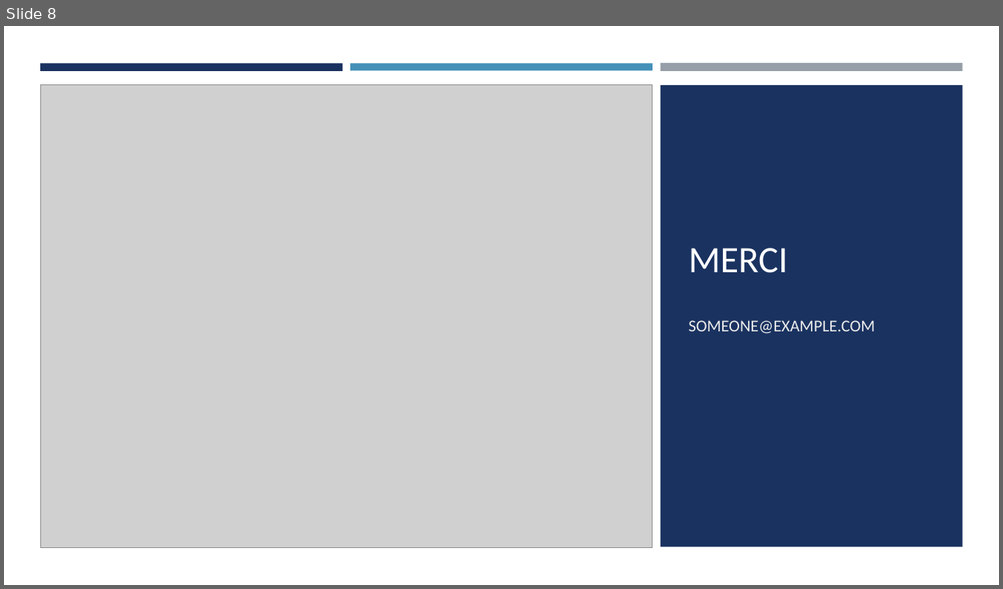
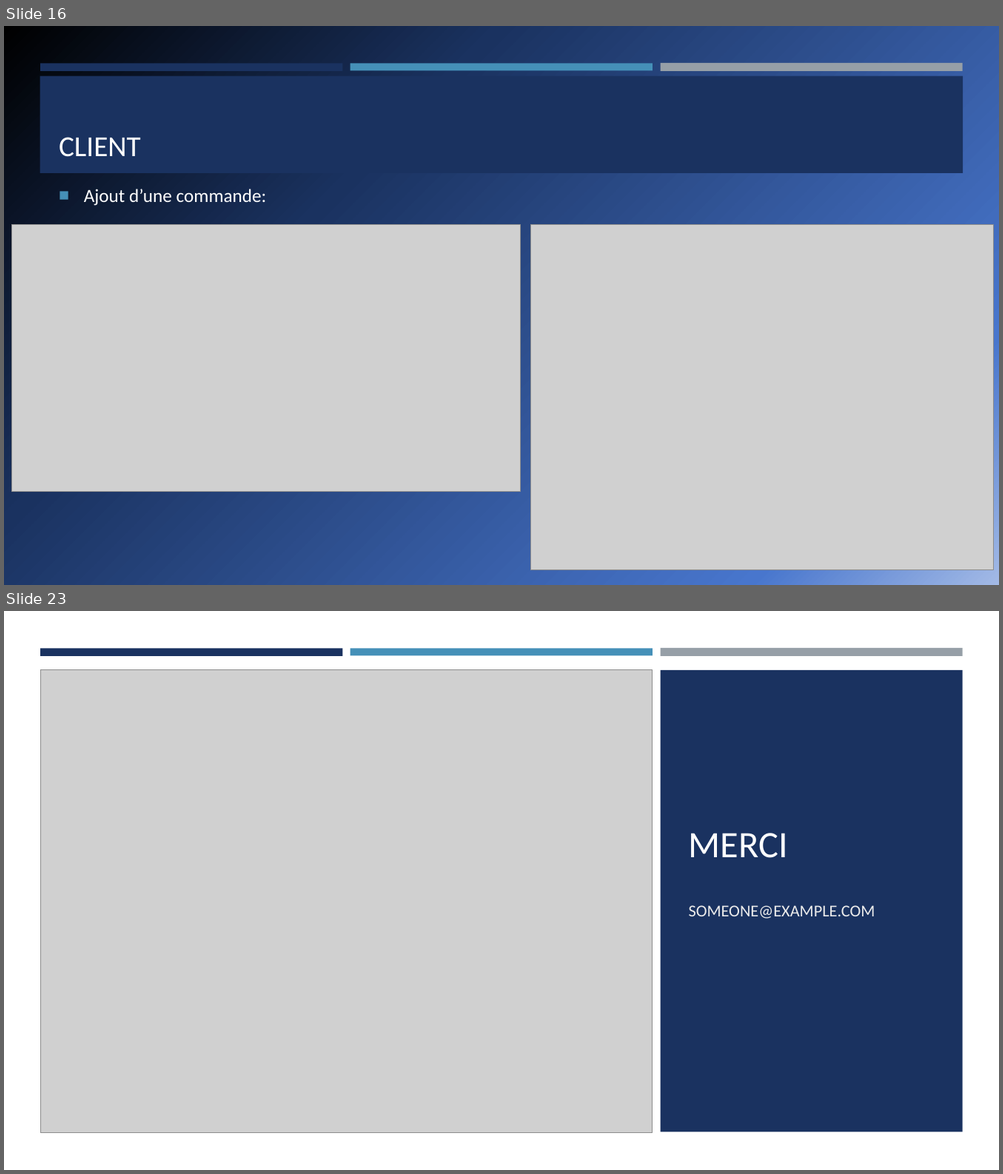
Before and after one commit to Rmoney3663/PROJET-COMMERCE-ELECTRONIQUE-1, a slide deck: PresentationFinalePetitesPuces.pptx. Shown one above the other, each under a label of ours: slide 8 before the commit, slides 16 and 23 after it; the slides between them are not shown. The pictures are 1003x589 and 1003x1174 pixels, drawn with LibreOffice and Linux fonts; fonts in the diff are those of the drawing; grey boxes stand for pictures. Boxes give left, top, right and bottom in pixels: in the first picture for what was removed or moved away, otherwise in the second. Text is boxed around its words. In the diff, an @@ line names an element or a change of style, - is before the commit and + after.

```diff
--- a/PresentationFinalePetitesPuces.pptx
+++ b/PresentationFinalePetitesPuces.pptx
@@ slide 16 added at (4,26,999,585), background gradient #000000 to #1A3260 to #4876CD to #A3BAE6 @@
@@ rectangle added at (40,63,343,70), fill #1A3260 @@
@@ rectangle added at (350,63,652,70), fill #4590B8 @@
@@ rectangle added at (660,63,962,72), fill #969FA7 @@
@@ rectangle added at (40,76,963,173), fill #1A3260 @@
@@ title added at (59,137,141,157), 28 pt, text #FFFFFF @@
+CLIENT
@@ text added at (84,189,267,206), 18 pt, text #FFFFFF @@
+■ Ajout d’une commande:
@@ picture added at (12,224,521,492) @@
@@ picture added at (531,224,993,571) @@
@@ what was slide 8 is now slide 23 @@
```
Also in this commit, not shown: 4 slides changed, 15 other slides added, 1 slide removed.
